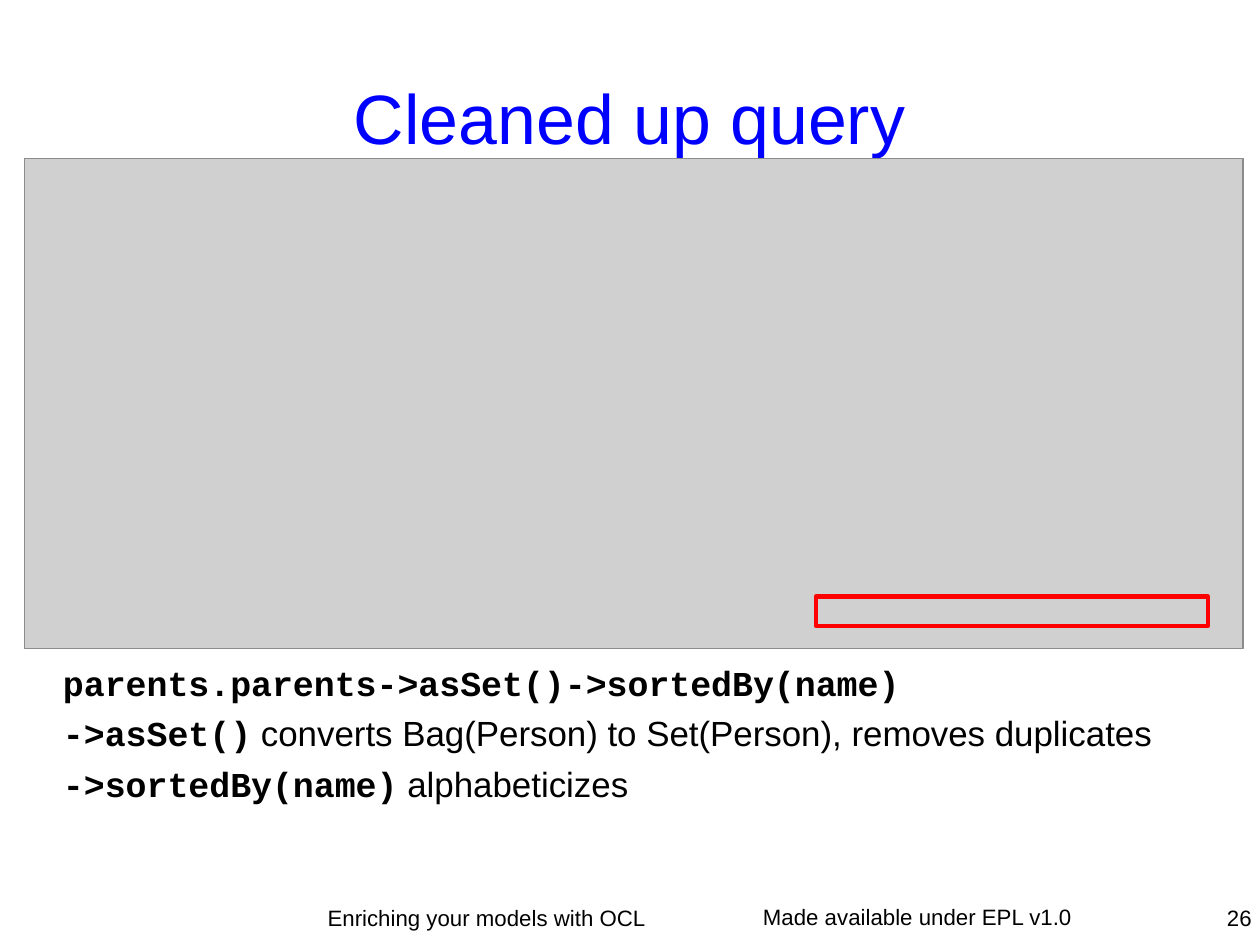
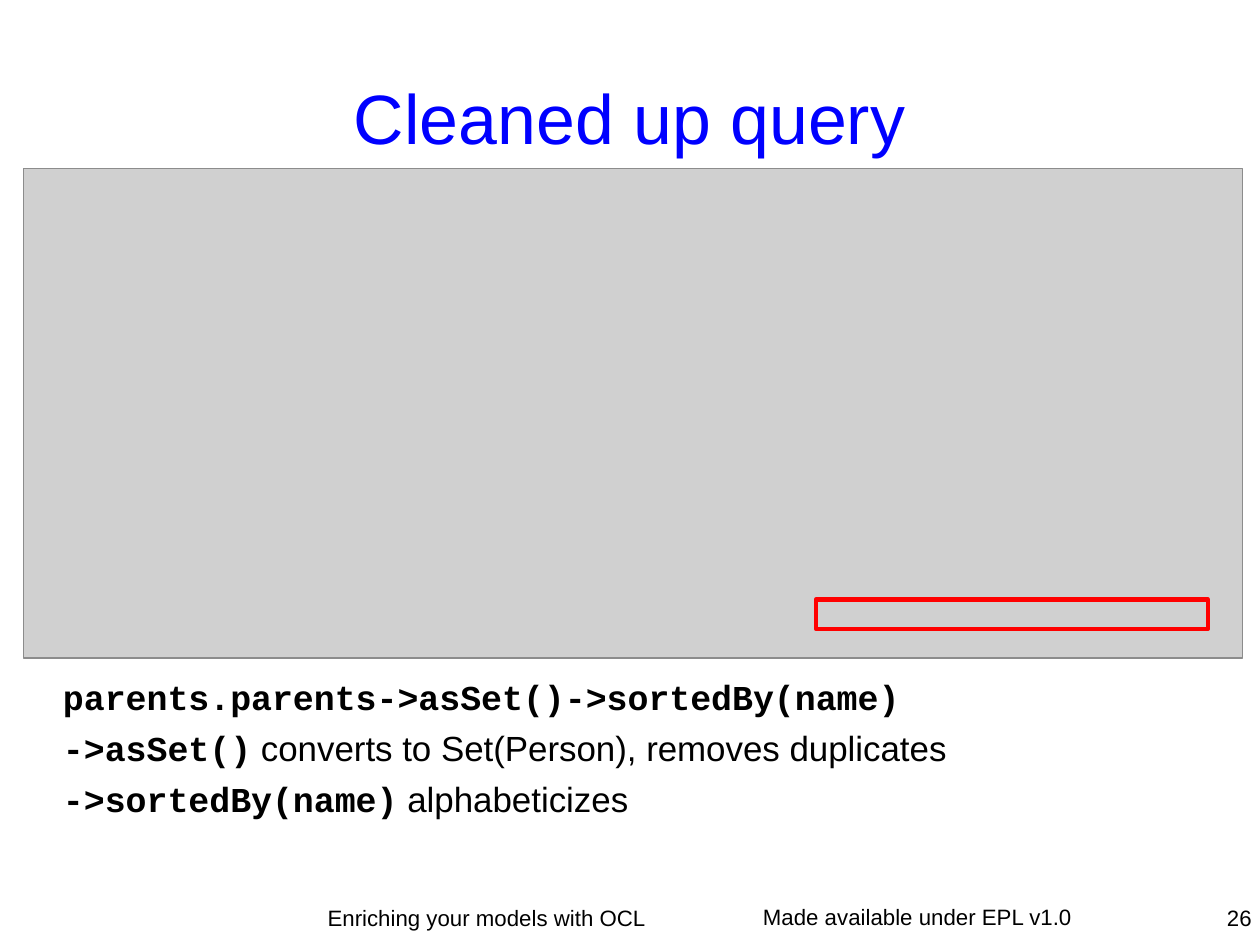
Before and after one commit to eclipse-ocl/ocl-website, a slide deck: slide 26 of ocl/docs/publications/ESE2010LongTalk/EnrichingWithOCL.odp. Drawn at 1260x945 pixels with LibreOffice and Linux fonts; fonts in the diff are those of the drawing; grey boxes stand for pictures. Boxes give left, top, right and bottom in pixels: in the first picture for what was removed or moved away, otherwise in the second. Text is boxed around its words. In the diff, an @@ line names an element or a change of style, - is before the commit and + after.

Commit message:
Axel's extra benchmarks Logos Pictures on 33/34 Layout tweaks

```diff
--- a/ocl/docs/publications/ESE2010LongTalk/EnrichingWithOCL.odp
+++ b/ocl/docs/publications/ESE2010LongTalk/EnrichingWithOCL.odp
@@ picture: place and size @@
-picture at [24,159,1243,648]
+picture at [23,168,1242,657]
@@ text "parents.parents->asSet()->sortedBy(name)": place and size @@
-text "parents.parents->asSet()->sortedBy(name)" at [63,671,1152,805]
+text "parents.parents->asSet()->sortedBy(name)" at [63,686,947,820]
@@ text at [63,735,947,769]: text changed @@
-->asSet() converts Bag(Person) to Set(Person), removes duplicates
+->asSet() converts to Set(Person), removes duplicates
```
Also in this commit, not shown: 17 other slides changed, 3 slides added.
